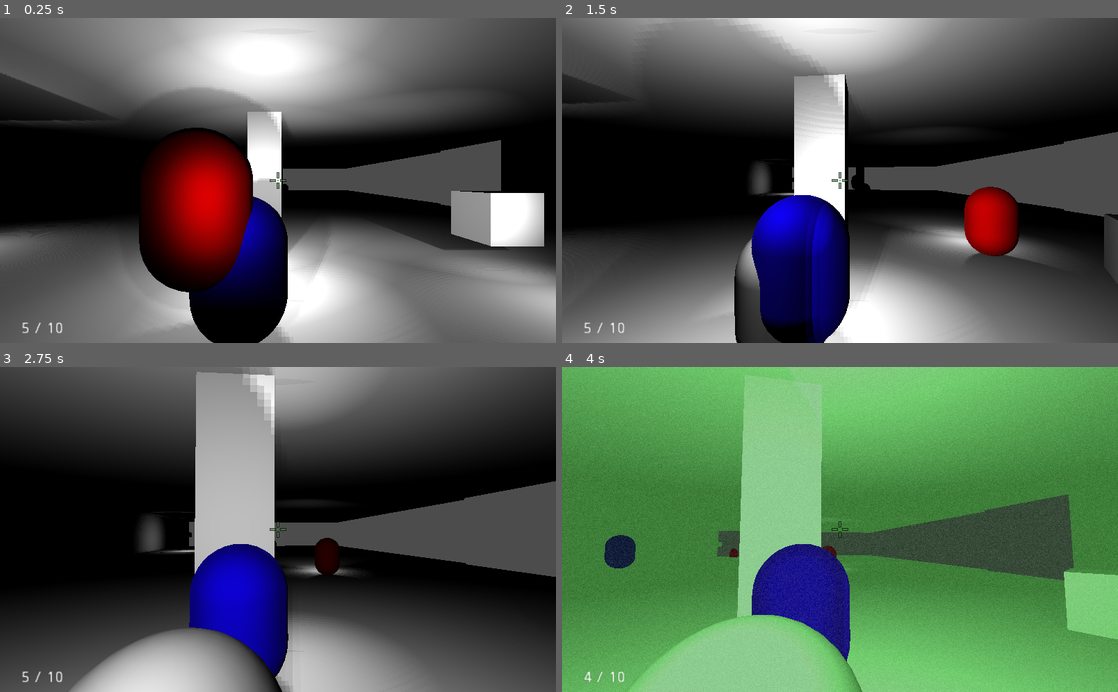
Above: before the commit, frames 1-4 (two rows, left to right).
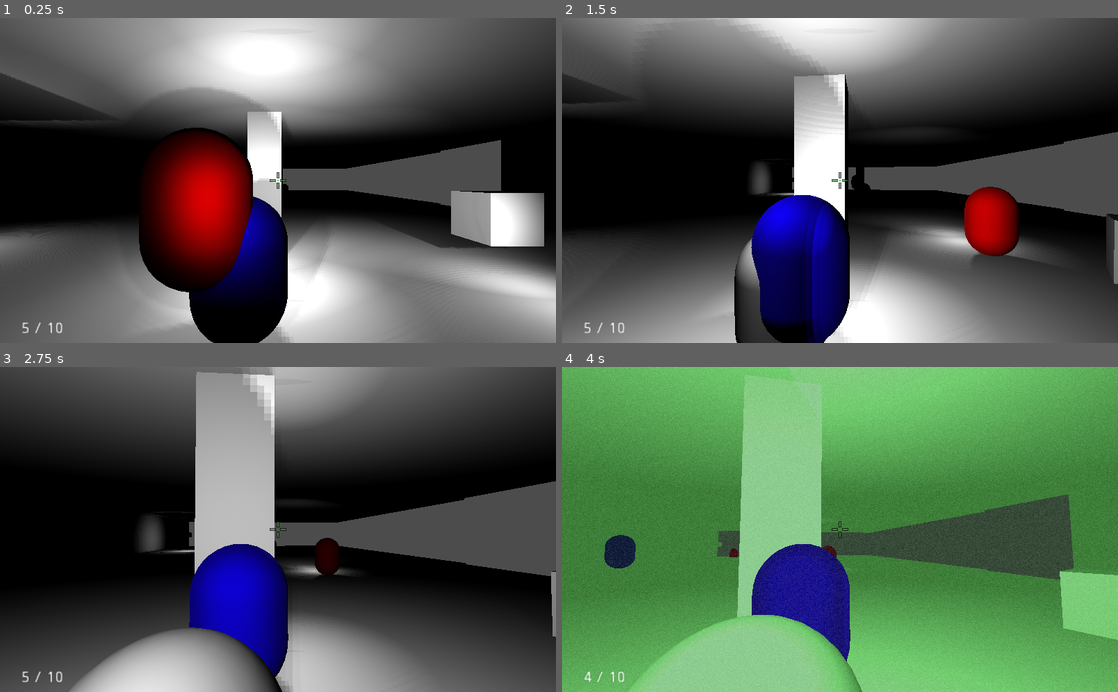
Above: after the commit, the same moments.

Repository: brennosouza/VS-Stealth
Game: Godot game, scene res://scenes/levels/test_level.tscn
The game is run twice, just before and just after one commit, with the same random seed, the same clock (stepped at 60 frames per second) and the same inputs.
Inputs (mouse positions are in pixels of both pictures, inside the frame that each line leads up to):
- Up to frame 1 (0.25 s): no input
- Up to frame 2 (1.5 s): move the mouse to (867, 180) at 0.52 s; hold Ctrl (crouch) 0.53-1.28 s; hold Up (ui_up) from 0.53 s (still down); move the mouse to (812, 180) at 1.27 s; tap F (flashlight) at 1.35 s
- Up to frame 3 (2.75 s): keep holding Up (ui_up); move the mouse to (289, 523) at 2.02 s; tap E (interact) at 2.1 s
- Up to frame 4 (4 s): keep holding Up (ui_up); move the mouse to (834, 536) at 2.77 s; tap N (nightvision) at 2.85 s; move the mouse to (878, 532) at 3.52 s; click (878, 532) at 3.6 s

The runs differ from the first frame. In frame 1, 3.0% of the frame differs, in the area x 67-100%, y 25-92%; in frame 2, 0.3%; in frame 3, 0.2%; in frame 4, 0.1%.

Commit message:
Inimigo vira na direção do caminho

Diff:
--- a/scenes/characters/Enemy.gd
+++ b/scenes/characters/Enemy.gd
@@ -5,7 +5,7 @@
 var patrol_path
 var patrol_points
 var patrol_index = 0
-var velocity = Vector2.ZERO
+var velocity = Vector3.ZERO
 
 #var gravity = -100
 onready var gravity = -ProjectSettings.get_setting("physics/3d/default_gravity")
@@ -24,7 +24,9 @@
 		patrol_index = wrapi(patrol_index + 1, 0, patrol_points.size())
 		target = patrol_points[patrol_index]
 #		target.y = 0
-	velocity = (target - global_transform.origin).normalized() * move_speed
+	var direction = target - global_transform.origin
+	look_at(global_transform.origin + velocity,Vector3.UP)
+	velocity = direction.normalized() * move_speed
 
 #	# Apply gravity.
 	#velocity.y = 0
